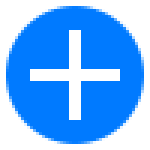
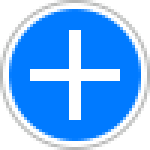
Layer changes from the first 150 x 150 image to the second:
added layer "Ellipse 1 Kopie" above "Ellipse 1" over box(0, 0, 150, 150)
painted on "Ellipse 1" over box(6, 6, 144, 144)
